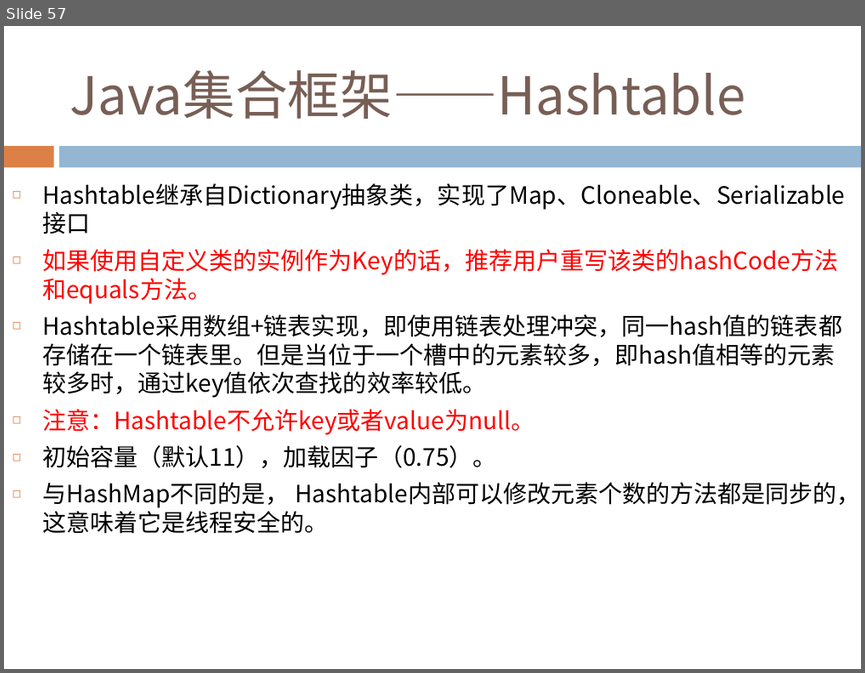
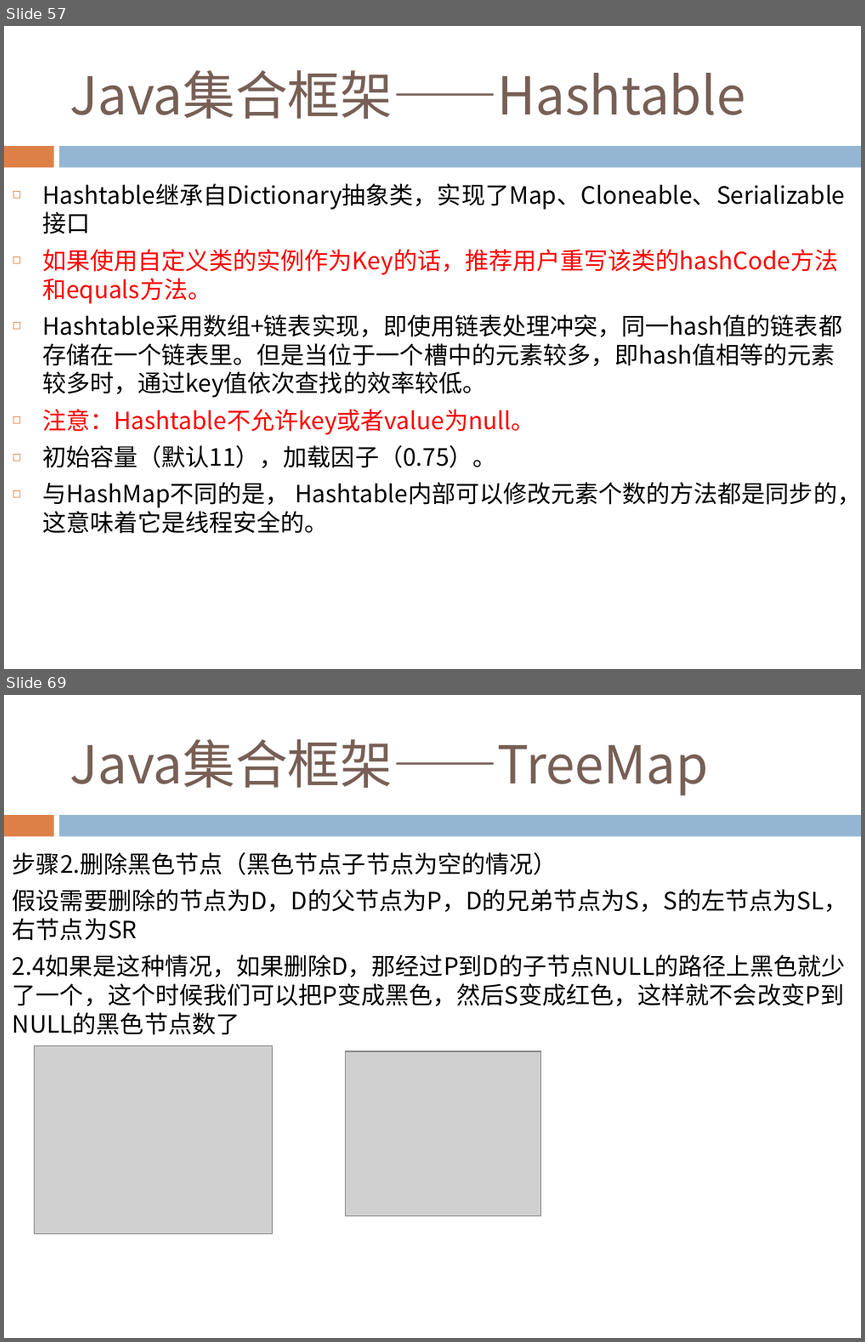
Before and after one commit to Costriod/study, a slide deck: Java基础.pptx. Shown one above the other, each under a label of ours: slide 57 before the commit, slides 57 and 69 after it; the slides between them are not shown. The pictures are 865x673 and 865x1342 pixels, drawn with LibreOffice and Linux fonts; fonts in the diff are those of the drawing; grey boxes stand for pictures. Boxes give left, top, right and bottom in pixels: in the first picture for what was removed or moved away, otherwise in the second. Text is boxed around its words. In the diff, an @@ line names an element or a change of style, - is before the commit and + after.

```diff
--- a/Java基础.pptx
+++ b/Java基础.pptx
@@ slide 69 added at box(4, 695, 861, 1338), background #FFFFFF; not listed: 2 template elements that a slide beside it also shows @@
@@ title added at box(69, 739, 708, 795), 44 pt, text #775F55 @@
+Java集合框架——TreeMap
@@ text added at box(12, 852, 848, 1006), 20 pt, text #000000 @@
+步骤2.删除黑色节点（黑色节点子节点为空的情况）
+假设需要删除的节点为D，D的父节点为P，D的兄弟节点为S，S的左节点为SL，右节点为SR
+2.4如果是这种情况，如果删除D，那经过P到D的子节点NULL的路径上黑色就少了一个，这个时候我们可以把P变成黑色，然后S变成红色，这样就不会改变P到NULL的黑色节点数了
@@ picture added at box(34, 1046, 273, 1234) @@
@@ picture added at box(346, 1051, 541, 1216) @@
```
Also in this commit, not shown: 2 slides changed, 11 other slides added.
